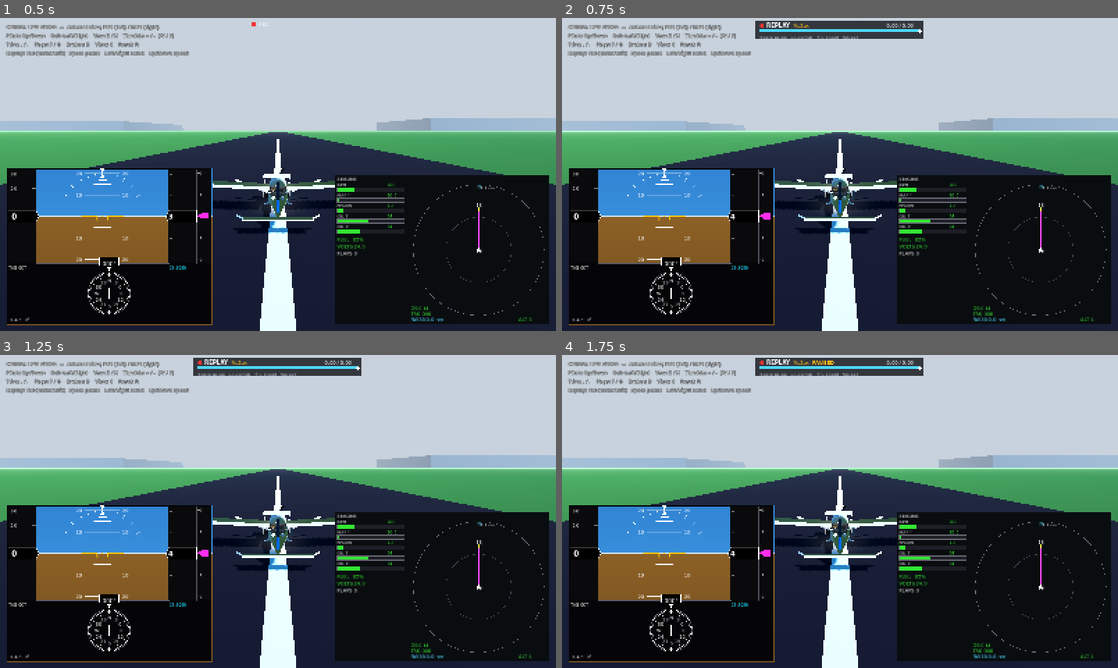
Above: before the commit, frames 1-4 (two rows, left to right).
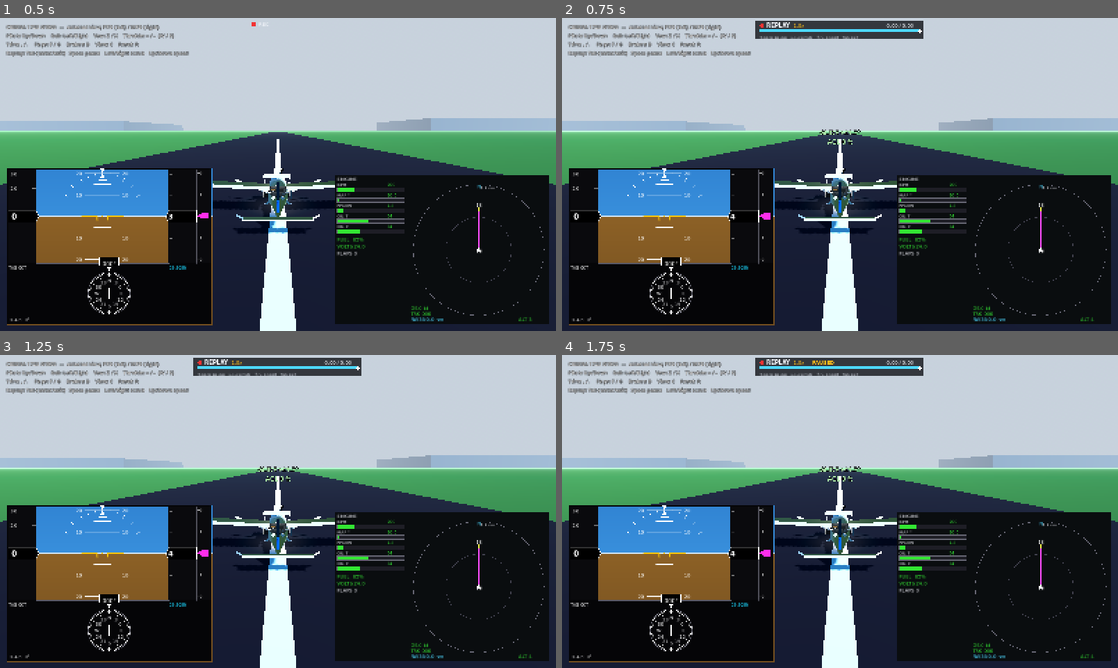
Above: after the commit, the same moments.

Repository: bigcubedata/test
Game: Godot game, scene res://src/Main.tscn
Same seed, same stepped clock (60 frames per second), same inputs: the game is played once before the commit and once after it.
Inputs (mouse positions are in pixels of both pictures, inside the frame that each line leads up to):
- Up to frame 1 (0.5 s): no input
- Up to frame 2 (0.75 s): move the mouse to (962, 158) at 0.52 s; hold Right (roll_right) from 0.53 s (still down); tap Tab (replay_toggle) at 0.6 s; click (962, 158) at 0.67 s
- Up to frame 3 (1.25 s): keep holding Right (roll_right)
- Up to frame 4 (1.75 s): release Right (roll_right) at 1.25 s; tap Enter at 1.25 s; drag from (728, 527) to (812, 574) at 1.27 s

Frame 1 is identical in both runs. In frame 2, 0.1% of the frame differs, in the area x 41-54%, y 1-41%; in frame 3, 0.1%; in frame 4, 0.1%.

Commit message:
Replay: annotate the aircraft with glide angle and height above ground
Add a billboarded 3D tag (ReplayAnnotation, Label3D) that hovers above the
model during instant replay, showing the flight-path/glide angle (green when
climbing, amber when descending) and AGL height in feet, derived from the
replayed FlightData. Hidden in live flight.

Also fix a pre-existing format bug in the replay HUD: GDScript's String
formatter doesn't support %g, so the playback-speed readout raised an
"unsupported format character" error every frame during replay. Format the
speed with str() instead.

Diff:
--- a/src/aircraft/Aircraft.tscn
+++ b/src/aircraft/Aircraft.tscn
@@ -4,6 +4,7 @@
 [ext_resource type="Script" path="res://src/aircraft/Cockpit.gd" id="2_cockpit"]
 [ext_resource type="Script" path="res://src/aircraft/Propeller.gd" id="3_prop"]
 [ext_resource type="Script" path="res://src/aircraft/Airframe.gd" id="4_airframe"]
+[ext_resource type="Script" path="res://src/aircraft/ReplayAnnotation.gd" id="5_tag"]
 
 [sub_resource type="StandardMaterial3D" id="mat_white"]
 albedo_color = Color(0.92, 0.92, 0.94, 1)
@@ -69,3 +70,6 @@
 [node name="Cockpit" type="Node3D" parent="."]
 transform = Transform3D(1, 0, 0, 0, 1, 0, 0, 0, 1, -0.22, 0.28, -1.0)
 script = ExtResource("2_cockpit")
+
+[node name="ReplayTag" type="Label3D" parent="."]
+script = ExtResource("5_tag")
--- /dev/null
+++ b/src/aircraft/ReplayAnnotation.gd
@@ -0,0 +1,44 @@
+extends Label3D
+## Floating tag that hovers above the aircraft during instant replay, calling
+## out the flight-path (glide) angle and height above ground. Hidden in live
+## flight; billboarded and fixed-size so it stays readable as the chase camera
+## moves. Driven from the replayed FlightData so it matches the instruments.
+
+const C_TEXT := Color(0.96, 0.97, 1.0)
+const C_DESC := Color(1.0, 0.62, 0.2)   # amber when descending
+const C_CLIMB := Color(0.4, 0.95, 0.5)  # green when climbing
+const HEIGHT := 3.2                      # metres above the aircraft
+
+var _ac: Node3D
+
+
+func _ready() -> void:
+	billboard = BaseMaterial3D.BILLBOARD_ENABLED
+	fixed_size = true
+	no_depth_test = true
+	pixel_size = 0.00042
+	font_size = 64
+	outline_size = 16
+	outline_modulate = Color(0, 0, 0, 0.85)
+	modulate = C_TEXT
+	horizontal_alignment = HORIZONTAL_ALIGNMENT_CENTER
+	top_level = true          # ignore the aircraft's roll/pitch; we place it ourselves
+	visible = false
+
+
+func _process(_delta: float) -> void:
+	if not Replay.is_replaying() or Replay.aircraft == null:
+		visible = false
+		return
+	visible = true
+	_ac = Replay.aircraft
+	global_position = _ac.global_position + Vector3.UP * HEIGHT
+
+	# Flight-path angle from the recorded vertical/horizontal speed.
+	var gs_ms: float = FlightData.ground_speed_kt / FlightData.MS_TO_KNOTS
+	var vs_ms: float = FlightData.vertical_speed_fpm / FlightData.MS_TO_FPM
+	var fpa: float = rad_to_deg(atan2(vs_ms, maxf(gs_ms, 0.1)))
+	var agl: int = roundi(FlightData.altitude_agl_ft)
+
+	modulate = C_DESC if fpa < -0.2 else (C_CLIMB if fpa > 0.2 else C_TEXT)
+	text = "GLIDE %+.1f°\nAGL %d ft" % [fpa, agl]
--- a/src/ui/ReplayHUD.gd
+++ b/src/ui/ReplayHUD.gd
@@ -48,7 +48,7 @@
 	draw_circle(Vector2(x + 6, y + 10), 6, C_REC)
 	draw_string(_font_b, Vector2(x + 18, y + 15), "REPLAY", HORIZONTAL_ALIGNMENT_LEFT, -1, 16, C_TEXT)
 
-	var spd := "%.2gx" % Replay.playback_speed()
+	var spd := str(Replay.playback_speed()) + "x"
 	draw_string(_font, Vector2(x + 96, y + 15), spd, HORIZONTAL_ALIGNMENT_LEFT, -1, 14, C_AMBER)
 	if Replay.paused:
 		draw_string(_font_b, Vector2(x + 150, y + 15), "PAUSED", HORIZONTAL_ALIGNMENT_LEFT, -1, 14, C_AMBER)
